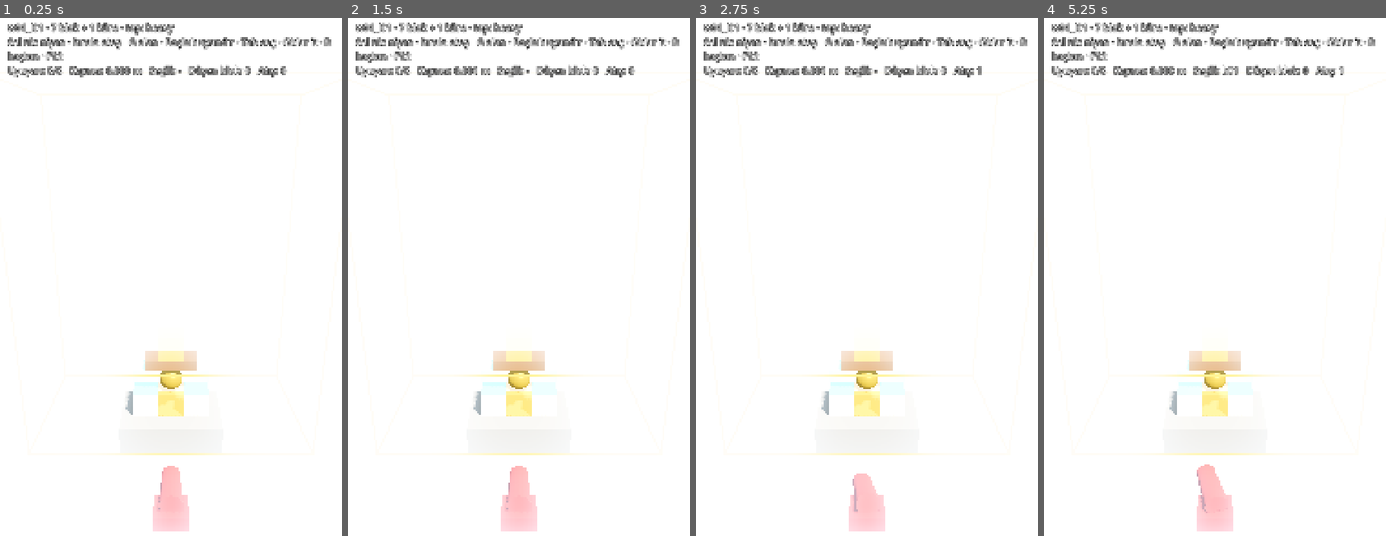
Above: before the commit, frames 1-4 (left to right).
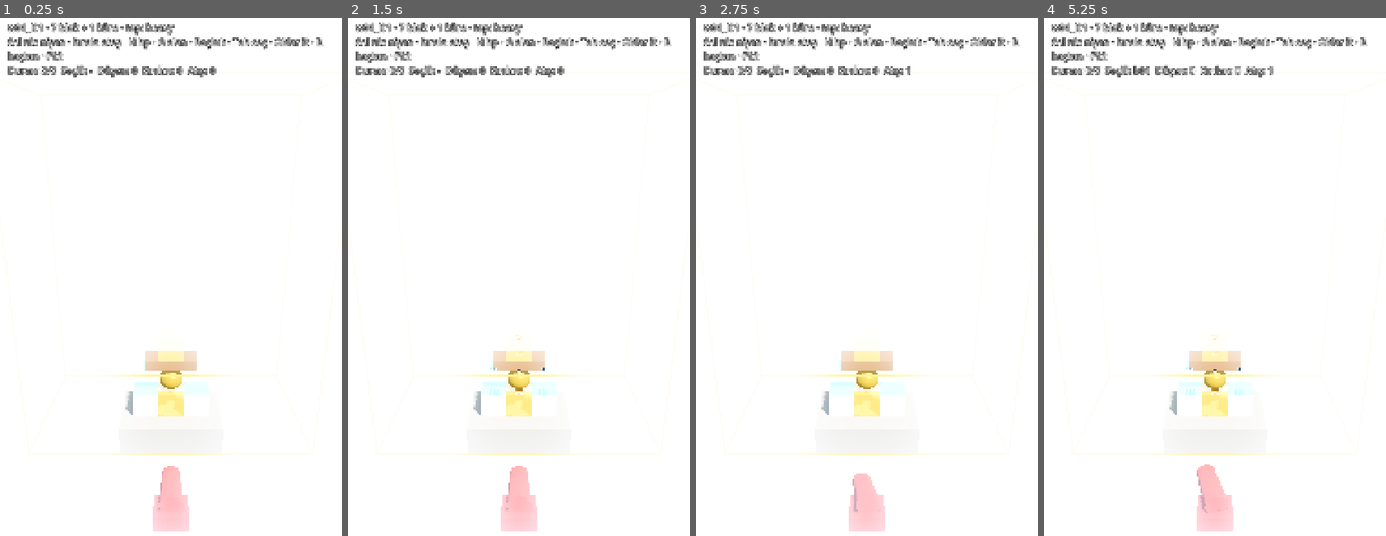
Above: after the commit, the same moments.

Repository: SenaAkyuz/gulleOyunu
Game: Godot game, scene res://src/main.tscn
The game is run twice, just before and just after one commit, with the same random seed, the same clock (stepped at 60 frames per second) and the same inputs.
Inputs (mouse positions are in pixels of both pictures, inside the frame that each line leads up to):
- Up to frame 1 (0.25 s): no input
- Up to frame 2 (1.5 s): tap Enter at 0.5 s; move the mouse to (594, 287) at 0.52 s; hold Right 0.53-1.25 s; tap H at 0.6 s; click (594, 287) at 0.67 s; tap Space at 0.77, 0.8, 1.07, 1.25 s; drag from (450, 349) to (501, 437) at 1.27 s
- Up to frame 3 (2.75 s): move the mouse to (901, 183) at 2.02 s; hold Right from 2.03 s (still down); tap H at 2.1 s; tap Space at 2.3 s
- Up to frame 4 (5.25 s): release Right at 2.75 s; tap Enter at 2.75, 4.25 s; drag from (1197, 437) to (1112, 225) at 2.77 s; tap Space at 3.5, 3.77, 3.8, 4.07, 5 s; move the mouse to (1317, 411) at 3.52 s; hold Left 3.53-4.25 s; tap Tab at 3.6 s; drag from (1112, 225) to (1163, 168) at 4.27 s; move the mouse to (1232, 318) at 5.02 s; hold Down from 5.03 s (still down); tap H at 5.1 s; click (1232, 318) at 5.17 s

The runs differ from the first frame. In frame 1, 1.7% of the frame differs, in the area x 2-97%, y 3-12%; in frame 2, 1.8%; in frame 3, 1.7%; in frame 4, 1.9%, in the area x 2-97%, y 3-73%.

Commit message:
Phase 1 step 8: block damage model
- BlockDamage: max(0, impulse - impact_threshold) x ball damage_mult (block/platform hits x1)
- Block reads contact impulses in _integrate_forces, darkens below rules.feel.crack_hp_ratio,
  breaks at hp 0 (hidden, collision off, kept for accounting); core is unbreakable
- EventBus ball_impact / block_damaged / block_broken; H toggles hp labels
- referee skips broken blocks; tower counts broken / out-of-play bodies as resting
- ORDINO_TUM_DOKUMAN.txt regenerated (rules.json changed)

Co-Authored-By: Claude Opus 5.5 <noreply@anthropic.com>

Diff:
--- a/game_data/rules.json
+++ b/game_data/rules.json
@@ -89,6 +89,8 @@
     "final_slowmo_duration_sec": 0.6,
     "max_concurrent_bursts": 4,
     "haptics_default_on": true,
+    "crack_hp_ratio": 0.5,
+    "_doc_crack": "hp bu oranin altina inince blok catlak gorunur (docs/02 6.3; Faz 1'de koyulasir, Faz 7'de catlak dokusu)",
     "shake_trauma_per_impulse": 0.005,
     "spark_min_impulse": 4.0,
     "_doc_taslak": "shake_trauma_per_impulse ve spark_min_impulse taslak; Faz 1 Adim 10-11'de Dev Panel ile ayarlanacak"
--- a/src/autoload/game_config.gd
+++ b/src/autoload/game_config.gd
@@ -21,6 +21,7 @@
 	"camera.look_at_height", "camera.keep_aspect",
 	"feel.shake_max_offset", "feel.shake_max_rotation_deg", "feel.shake_decay",
 	"feel.max_concurrent_bursts", "feel.shake_trauma_per_impulse", "feel.spark_min_impulse",
+	"feel.crack_hp_ratio",
 	"platform.thickness", "platform.friction", "platform.bounce",
 	"dev.start_level_id", "dev.play_area_guide", "dev.stress_block_count", "dev.nudge_impulse",
 ]
--- a/src/gameplay/blocks/block.gd
+++ b/src/gameplay/blocks/block.gd
@@ -1,9 +1,12 @@
 class_name Block
 extends RigidBody3D
 ## One tower piece = shape (shapes.json) + material (materials.json) (docs/02 §6.2).
-## The Golden Core is also a Block (core_sphere + core_gold, flag "objective").
+## The Golden Core is also a Block (core_sphere + core_gold, flags "objective", "unbreakable").
 ## Origin = centre of the shape's base (y = bottom face), rotation = [rx, ry, rz] degrees, Euler YXZ.
-## No axis locks (K-002). Damage (Step 8) and the edge rule (Step 5) come later.
+## No axis locks (K-002).
+## Damage (docs/02 §6.3): every physics step the contact impulses are turned into damage
+## (BlockDamage); hp < crack ratio -> darker, hp <= 0 -> broken (hidden, collision off, kept for
+## accounting so the referee can still count it). Faz 7 replaces this with fractured meshes.
 
 ## Grey-box colours until Faz 7 textures arrive (visual only, not a game rule).
 const PLACEHOLDER_COLORS := {
@@ -22,26 +25,42 @@
 ## Edge rule feedback: a body counted as fallen turns grey (docs/02 §2 "gri parıltı", grey-box version).
 const FALLEN_COLOR := Color(0.45, 0.45, 0.45)
 const FALLEN_TINT := 0.75
+## Grey-box "crack": darken instead of a crack texture.
+const CRACK_DARKEN := 0.6
 ## Dev selection highlight (Tab + arrow keys).
 const HIGHLIGHT_EMISSION := Color(1.0, 1.0, 1.0)
 const HIGHLIGHT_ENERGY := 0.6
+## docs/02 §6.2: contact reporting for damage.
+const MAX_CONTACTS_REPORTED := 4
+## Dev hp label (H key).
+const HP_LABEL_FONT_SIZE := 48
+const HP_LABEL_OFFSET_Y := 0.3
 
 var block_id: String = ""
 var shape_id: String = ""
 var material_id: String = ""
 var is_objective: bool = false
+var is_unbreakable: bool = false
 var is_keystone: bool = false
 var hp: float = 0.0
+var max_hp: float = 0.0
+## Shape volume in m^3 (clear_percent measures by volume, K-018).
+var volume: float = 0.0
 ## Global position right after spawning (used to measure drift / stability).
 var spawn_position: Vector3 = Vector3.ZERO
 ## Set by LevelReferee via the edge rule.
 var is_fallen: bool = false
-
+var is_broken: bool = false
+
+var _impact_threshold: float = 0.0
+var _crack_ratio: float = 0.0
+var _spark_min_impulse: float = 0.0
 var _visual_mat: StandardMaterial3D
 var _base_color: Color
 var _base_emission_enabled: bool
 var _base_emission: Color
 var _base_emission_energy: float
+var _hp_label: Label3D
 
 
 ## Configures the body before it enters the tree. Returns false if shape/material is unknown.
@@ -61,7 +80,7 @@
 	_base_emission_enabled = _visual_mat.emission_enabled
 	_base_emission = _visual_mat.emission
 	_base_emission_energy = _visual_mat.emission_energy_multiplier
-	var volume := ShapeBuilder.build(self, shape_def, _visual_mat)
+	volume = ShapeBuilder.build(self, shape_def, _visual_mat)
 	mass = volume * float(mat["density"])
 	var pm := PhysicsMaterial.new()
 	pm.friction = float(mat["friction"])
@@ -70,23 +89,77 @@
 
 	var flags: Array = mat.get("flags", [])
 	is_objective = flags.has("objective")
-	hp = float(mat["hp"])
+	is_unbreakable = flags.has("unbreakable")
+	max_hp = float(mat["hp"])
+	hp = max_hp
+	_impact_threshold = float(mat["impact_threshold"])
+	_crack_ratio = float(GameConfig.rule("feel.crack_hp_ratio"))
+	_spark_min_impulse = float(GameConfig.rule("feel.spark_min_impulse"))
 
 	collision_layer = PhysicsLayers.CORE if is_objective else PhysicsLayers.BLOCK
 	collision_mask = PhysicsLayers.PLATFORM | PhysicsLayers.BLOCK | PhysicsLayers.CORE | PhysicsLayers.BALL
 	can_sleep = true
+	contact_monitor = true
+	max_contacts_reported = MAX_CONTACTS_REPORTED
 	position = pos
 	rotation_degrees = rot_deg
 	return true
 
 
+## Turns this step's contact impulses into damage (docs/02 §6.3).
+func _integrate_forces(state: PhysicsDirectBodyState3D) -> void:
+	if is_broken:
+		return
+	var total := 0.0
+	var strongest_ball_hit := 0.0
+	var ball_hit_pos := Vector3.ZERO
+	for i in state.get_contact_count():
+		var impulse := state.get_contact_impulse(i).length()
+		var other := state.get_contact_collider_object(i)
+		var mult := BlockDamage.DEFAULT_MULT
+		var ball := other as Ball
+		if ball:
+			mult = BlockDamage.ball_multiplier(ball.ball_id, material_id)
+			if impulse > strongest_ball_hit:
+				strongest_ball_hit = impulse
+				ball_hit_pos = state.get_contact_collider_position(i)
+		total += BlockDamage.damage(impulse, _impact_threshold, mult)
+	if strongest_ball_hit >= _spark_min_impulse:
+		_emit_ball_impact.call_deferred(ball_hit_pos, strongest_ball_hit)
+	if total > 0.0:
+		_apply_damage.call_deferred(total)
+
+
+func _apply_damage(amount: float) -> void:
+	if is_broken or is_unbreakable:
+		return
+	hp = maxf(0.0, hp - amount)
+	_refresh_color()
+	_refresh_hp_label()
+	EventBus.block_damaged.emit(self, hp)
+	if hp <= 0.0:
+		_break()
+
+
+## Faz 1: the block simply vanishes (no fracture pieces yet). Kept in the tree for accounting.
+func _break() -> void:
+	is_broken = true
+	visible = false
+	collision_layer = 0
+	collision_mask = 0
+	freeze = true
+	EventBus.block_broken.emit(self, material_id)
+
+
+func _emit_ball_impact(pos: Vector3, impulse: float) -> void:
+	EventBus.ball_impact.emit(pos, impulse, material_id)
+
+
 func set_fallen(value: bool) -> void:
 	if value == is_fallen:
 		return
 	is_fallen = value
-	var target := FALLEN_COLOR
-	target.a = _base_color.a
-	_visual_mat.albedo_color = _base_color.lerp(target, FALLEN_TINT) if value else _base_color
+	_refresh_color()
 
 
 func set_highlight(on: bool) -> void:
@@ -100,6 +173,21 @@
 		_visual_mat.emission_energy_multiplier = _base_emission_energy
 
 
+## Dev: floating hp number above the block (H key).
+func show_hp(on: bool) -> void:
+	if on and _hp_label == null:
+		_hp_label = Label3D.new()
+		_hp_label.billboard = BaseMaterial3D.BILLBOARD_ENABLED
+		_hp_label.no_depth_test = true
+		_hp_label.font_size = HP_LABEL_FONT_SIZE
+		_hp_label.outline_size = HP_LABEL_FONT_SIZE / 4
+		_hp_label.top_level = true
+		add_child(_hp_label)
+	if _hp_label:
+		_hp_label.visible = on
+		_refresh_hp_label()
+
+
 func drift() -> float:
 	return global_position.distance_to(spawn_position)
 
@@ -112,6 +200,29 @@
 	if state == null:
 		return global_position
 	return global_transform * state.center_of_mass_local
+
+
+func _process(_delta: float) -> void:
+	if _hp_label and _hp_label.visible:
+		_hp_label.global_position = world_center_of_mass() + Vector3.UP * HP_LABEL_OFFSET_Y
+
+
+func _refresh_color() -> void:
+	var color := _base_color
+	if not is_unbreakable and max_hp > 0.0 and hp < max_hp * _crack_ratio:
+		color = Color(color.r * CRACK_DARKEN, color.g * CRACK_DARKEN, color.b * CRACK_DARKEN, color.a)
+	if is_fallen:
+		var target := FALLEN_COLOR
+		target.a = color.a
+		color = color.lerp(target, FALLEN_TINT)
+	_visual_mat.albedo_color = color
+
+
+func _refresh_hp_label() -> void:
+	if _hp_label == null:
+		return
+	_hp_label.text = "∞" if is_unbreakable else "%d" % ceili(hp)
+	_hp_label.modulate = Color.WHITE if hp >= max_hp * _crack_ratio else Color.ORANGE_RED
 
 
 func _visual_material(material_name: String) -> StandardMaterial3D:
--- /dev/null
+++ b/src/gameplay/blocks/block_damage.gd
@@ -0,0 +1,18 @@
+class_name BlockDamage
+extends RefCounted
+## Damage model (docs/02 §6.3), pure functions:
+##   damage = max(0, impulse - material.impact_threshold) x ball.damage_mult[material] x world/effect multipliers
+## Block-on-block and block-on-platform hits use multiplier 1.0 (chain collapses hurt too).
+## Faz 1 has no world/effect multipliers yet.
+
+const DEFAULT_MULT := 1.0
+
+
+static func damage(impulse: float, impact_threshold: float, multiplier: float) -> float:
+	return maxf(0.0, impulse - impact_threshold) * multiplier
+
+
+## balls.json -> damage_mult[material]; materials not listed take DEFAULT_MULT.
+static func ball_multiplier(ball_id: String, material_id: String) -> float:
+	var table: Dictionary = GameConfig.ball(ball_id).get("damage_mult", {})
+	return float(table.get(material_id, DEFAULT_MULT))
--- a/src/gameplay/level/level_loader.gd
+++ b/src/gameplay/level/level_loader.gd
@@ -3,7 +3,7 @@
 ## The full referee state machine (Step 9) comes later.
 ## Play: left mouse / touch = aim at a surface, release = fire.
 ## Dev keys: G = play-area guide, Space = wake every body, Tab = select body,
-## arrows = push selected body (rules.dev.nudge_impulse), R = restart level.
+## arrows = push selected body (rules.dev.nudge_impulse), H = hp labels, R = restart level.
 
 ## Empty = rules.dev.start_level_id
 @export var level_id: String = ""
@@ -12,6 +12,7 @@
 var _info_static: String = ""
 var _selected: int = -1
 var _shots_fired: int = 0
+var _hp_visible: bool = false
 
 @onready var _camera: LevelCamera = $Camera3D
 @onready var _platform: Platform = $Platform
@@ -49,16 +50,16 @@
 	_result.visible = false
 	EventBus.core_dropped.connect(_on_core_dropped)
 	EventBus.ball_fired.connect(_on_ball_fired)
-	_info_static = "%s · %d blok + %d küre · top: %s\nSol tık: nişan · bırak: ateş   G alan · Boşluk uyandır · Tab seç · Oklar it · R baştan · F12" % [
+	_info_static = "%s · %d blok + %d küre · top: %s\nSol tık: nişan · bırak: ateş   H hp · G alan · Boşluk · Tab seç · Oklar it · R baştan · F12" % [
 		level_id, _tower.blocks.size(), _tower.cores.size(), _cannon.ball_id]
 
 
 func _physics_process(_delta: float) -> void:
 	var bodies := _tower.all_bodies()
 	var sel := bodies[_selected].block_id if _selected >= 0 and _selected < bodies.size() else "-"
-	_info.text = "%s\nUyuyan: %d/%d   Kayma: %.3f m   Seçili: %s   Düşen blok: %d   Atış: %d" % [
-		_info_static, _tower.sleeping_count(), bodies.size(), _tower.max_drift(), sel,
-		_referee.fallen_block_count(), _shots_fired]
+	_info.text = "%s\nDuran: %d/%d  Seçili: %s  Düşen: %d  Kırılan: %d  Atış: %d" % [
+		_info_static, _tower.sleeping_count(), bodies.size(), sel,
+		_referee.fallen_block_count(), _tower.broken_count(), _shots_fired]
 
 
 func _unhandled_input(event: InputEvent) -> void:
@@ -80,6 +81,9 @@
 	match key.keycode:
 		KEY_G:
 			_area_guide.visible = not _area_guide.visible
+		KEY_H:
+			_hp_visible = not _hp_visible
+			_tower.show_hp(_hp_visible)
 		KEY_SPACE:
 			_tower.wake_all()
 		KEY_TAB:
--- a/src/gameplay/level/level_referee.gd
+++ b/src/gameplay/level/level_referee.gd
@@ -41,6 +41,8 @@
 				core_dropped = true
 				EventBus.core_dropped.emit(c)
 	for b in _tower.blocks:
+		if b.is_broken:
+			continue
 		# A block's verdict is only final once it has settled (or left the world).
 		if b.sleeping or b.world_center_of_mass().y < _kill_y:
 			b.set_fallen(_check(b))
--- a/src/gameplay/level/tower_builder.gd
+++ b/src/gameplay/level/tower_builder.gd
@@ -69,10 +69,11 @@
 		b.sleeping = false
 
 
+## Bodies that are at rest or out of play (broken / retired below fall_kill_y count as resting).
 func sleeping_count() -> int:
 	var n := 0
 	for b in all_bodies():
-		if b.sleeping:
+		if b.sleeping or not b.visible:
 			n += 1
 	return n
 
@@ -80,8 +81,22 @@
 func max_drift() -> float:
 	var d := 0.0
 	for b in all_bodies():
-		d = maxf(d, b.drift())
+		if b.visible:
+			d = maxf(d, b.drift())
 	return d
+
+
+func broken_count() -> int:
+	var n := 0
+	for b in blocks:
+		if b.is_broken:
+			n += 1
+	return n
+
+
+func show_hp(on: bool) -> void:
+	for b in all_bodies():
+		b.show_hp(on)
 
 
 func _spawn(id: String, shape_name: String, mat: String, pos: Vector3, rot_deg: Vector3) -> Block:
Not shown, changed: ORDINO_TUM_DOKUMAN.txt
Not shown, added: src/gameplay/blocks/block_damage.gd.uid
